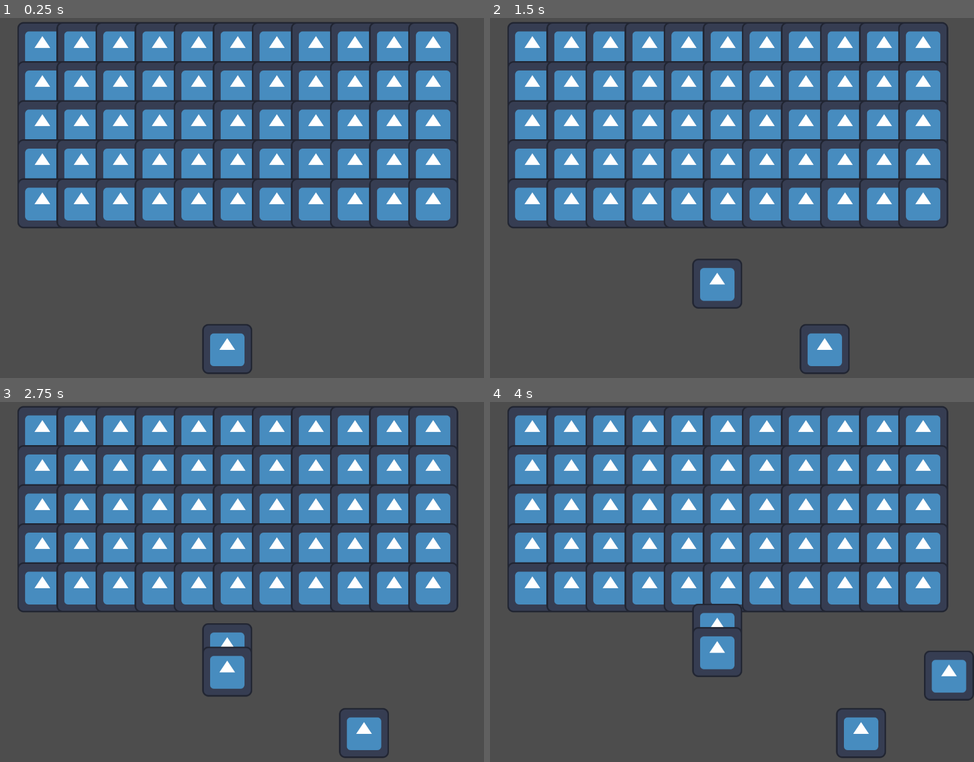
Above: before the commit, frames 1-4 (two rows, left to right).
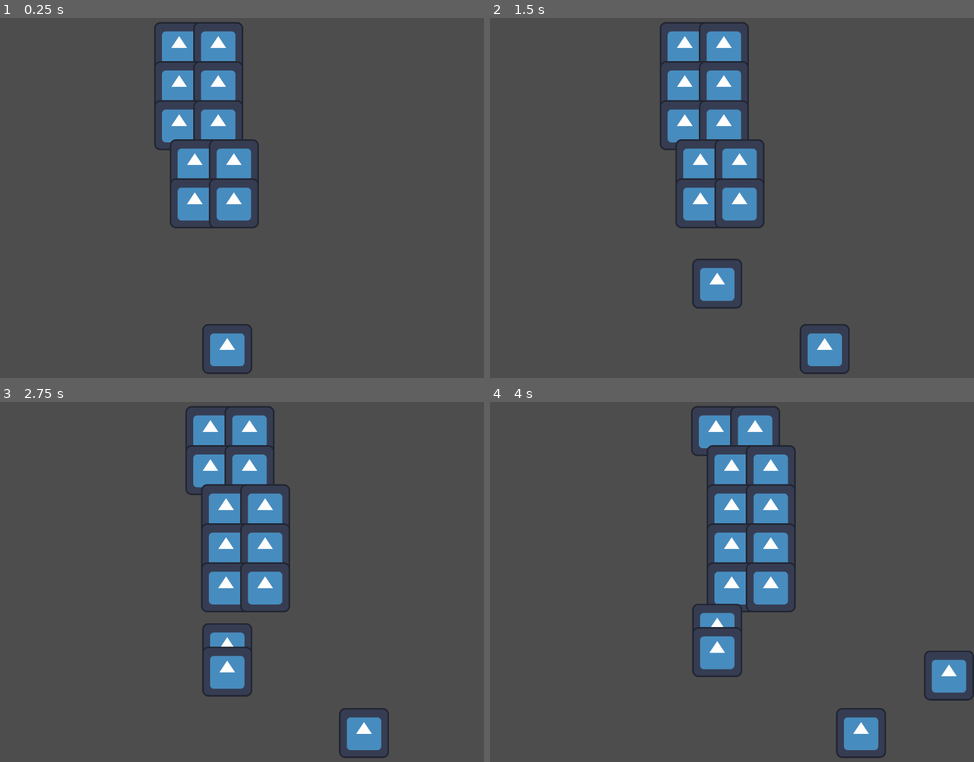
Above: after the commit, the same moments.

Repository: districtjackson/space-invaders
Game: Godot game, scene res://main.tscn
The game is run twice, just before and just after one commit, with the same random seed, the same clock (stepped at 60 frames per second) and the same inputs. The engine's default icon, where the game draws it, is replaced by a stand-in: a white triangle on a blue panel in a dark square.
Inputs:
- Up to frame 1 (0.25 s): no input
- Up to frame 2 (1.5 s): hold Right (right) 0.53-1.28 s; hold Space (shoot) 0.53-1.28 s; hold Left (left) from 1.28 s (still down); tap Space (shoot) at 1.35 s
- Up to frame 3 (2.75 s): release Left (left) at 2.03 s; hold Right (right) from 2.03 s (still down); hold Space (shoot) from 2.03 s (still down)
- Up to frame 4 (4 s): release Space (shoot) at 2.78 s; tap Space (shoot) at 2.85 s; release Right (right) at 3.53 s; hold Left (left) from 3.53 s (still down); hold Space (shoot) from 3.53 s (still down)

The runs differ from the first frame. In frame 1, 32% of the frame differs, in the area x 3-95%, y 1-59%; in frame 2, 32%; in frame 3, 33%; in frame 4, 32%.

Commit message:
Enemy movement

Diff:
--- a/enemy.gd
+++ b/enemy.gd
@@ -11,7 +11,6 @@
 func _process(delta):
 	pass
 
-
 func _on_area_entered(area):
 	queue_free()
 	enemy_destroyed.emit()
--- a/main.gd
+++ b/main.gd
@@ -1,4 +1,6 @@
 extends Node2D
+
+signal direction_switched
 
 @export var enemy_scene: PackedScene
 
@@ -10,14 +12,27 @@
 @export var enemy_hori_distance = 10 # Horizontal space between enemies
 @export var enemy_vert_distance = 10 # Vertical space betweene enemies
 
+@export var enemy_hori_movement_distance = 10 # How far the enemies move each time they move left or right
+@export var enemy_vert_movement_distance = 50 # How far the enemies move each time they go down
+@export var left_bound = 20
+@export var right_bound = 940
+
+@export var enemy_movement_speed = 1
+
 # Enemy grid
 var enemies = []
 
 var remaining_enemies = 0
+var enemy_hori_movement_direction = 1 # Should be 1 or -1
+var last_enemy_movement = 0
+var enemy_row_movement_timer
+var direction_change_last_move = false
 
 # Called when the node enters the scene tree for the first time.
 func _ready():
 	_spawn_enemies()
+	enemy_row_movement_timer = float(enemy_movement_speed) / float(enemy_col_count) # All rows should move before the cycle restarts
+	_move_enemies()
 
 # Called every frame. 'delta' is the elapsed time since the previous frame.
 func _process(delta):
@@ -31,7 +46,7 @@
 		enemies.append([])
 		enemies[i].resize(enemy_row_count)
 
-		for j in range(enemy_row_count):
+		for j in range(enemy_row_count): # Columns
 			enemies[i][j] = enemy_scene.instantiate()
 
 			enemies[i][j].position = Vector2(x_tally, y_tally)
@@ -47,6 +62,55 @@
 
 	remaining_enemies = enemy_row_count * enemy_col_count
 
+func _move_enemies():
+
+	var move_vector = enemy_hori_movement_distance * enemy_hori_movement_direction
+	var enemy_reached_bound = false
+
+	for i in range(enemy_col_count - 1, -1, -1): # Rows. Works backwards because the bottom rows should move first
+
+		for j in range(enemy_row_count): # Columns
+			if(enemies[i][j] == null):
+				continue
+
+			enemies[i][j].position.x += move_vector
+
+			# Once one enemy reaches the end, they wait for the current movement cycle to end, and then shift down and start moving the other direction
+			if(enemies[i][j].position.x <= left_bound or enemies[i][j].position.x >= right_bound and direction_change_last_move == false):
+				enemy_reached_bound = true
+
+		await get_tree().create_timer(enemy_row_movement_timer).timeout # Pause between rows to recreate the staggered effect of enemy movement
+
+	direction_change_last_move = false
+
+	if(enemy_reached_bound == true):
+		print("changing direction")
+		await _enemies_change_direction() # Make sure the direction switch is completed before moving laterally again. Had issues with race conditions
+
+	enemy_reached_bound = false
+
+	# Recursive movement, that way the only thing keeping time is the await timers in between row shifts
+	_move_enemies()
+
+func _enemies_change_direction():
+	# Shift enemies down
+	for i in range(enemy_col_count): # Rows
+
+		for j in range(enemy_row_count): # Columns
+			if(enemies[i][j] == null):
+				continue
+
+			enemies[i][j].position.y += enemy_vert_movement_distance
+
+	# Reverse enemy horizontal direction
+	enemy_hori_movement_direction = -enemy_hori_movement_direction
+
+	direction_change_last_move = true
+
+	direction_switched.emit()
+
+	return
+
 # Called when an enemy dies, telling main to decrease count of remaining enemies
 func change_enemy_count():
 	remaining_enemies -= 1
--- a/main.tscn
+++ b/main.tscn
@@ -7,12 +7,13 @@
 [node name="Main" type="Node2D"]
 script = ExtResource("1_ttow7")
 enemy_scene = ExtResource("2_w0tq7")
-enemy_row_count = 11
+enemy_row_count = 2
 enemy_col_count = 5
-enemy_pos_x = 150
+enemy_pos_x = 500
 enemy_pos_y = 100
 enemy_hori_distance = 100
 enemy_vert_distance = 100
+enemy_hori_movement_distance = 40
 
 [node name="Player" parent="." instance=ExtResource("1_t7ckm")]
 position = Vector2(623, 873)
